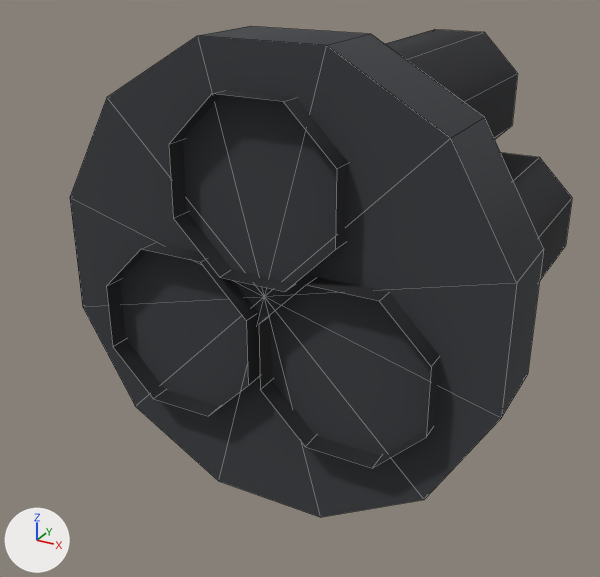
The OBJ model src/main/resources/assets/apocalypse_firstlight/models/block/power_cable/arm_cable_north.obj: old version first, new version second.
Rendered twice from a 50 mm lens placed at (0.718, -0.656, 0.688), pointed at (0.472, -0.208, 0.464). Every picture has the same lights, and +X, +Y and +Z are marked at lower left. The picture after the commit comes second. Mesh edges are drawn as thin lines. Where no turn or scale is listed for an object, it has been applied to the vertices. Vertices at exactly the same position are counted once.

Names of what the first picture shows: 'arm_cable_north'.
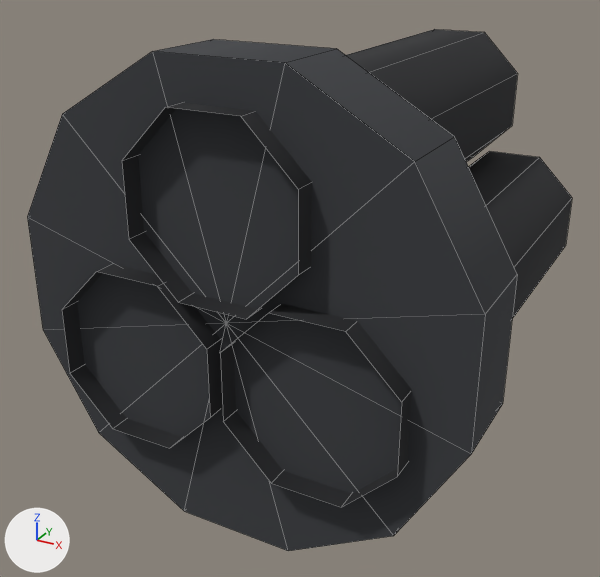
Commit message: +cable fix

Where the change shows, as pixel boxes [x1, y1, x2, y2] in the pictures (600 x 577 px; the box of a moved part takes in the faces that stretch with it):
```json
{"object": "arm_cable_north", "change": "reshaped", "before": [70, 26, 572, 517], "after": [28, 29, 572, 551], "on screen": "8% wider, 6% taller"}
{"part": 1, "of": "me_arm_cable_north", "change": "moved or reshaped", "before": [70, 26, 543, 517], "after": [28, 39, 517, 551]}
{"part": 2, "of": "me_arm_cable_north", "change": "moved or reshaped", "before": [106, 29, 572, 468], "after": [62, 29, 572, 507]}
```

The change, as JSON lines over the scene's bpy script:
```json
{"block": "me_arm_cable_north", "where": "# used by ob_arm_cable_north; location = (0.0, 0.0, 0.0)"}
{"op": "remove", "block": "me_arm_cable_north", "code": "me_arm_cable_north.from_pydata(...)  # 74 vertices, 60 faces; spans x 0.364..0.636, y -0.312..0.0, z 0.364..0.636"}
{"op": "add", "block": "me_arm_cable_north", "code": "me_arm_cable_north.from_pydata(...)  # 74 vertices, 60 faces; spans x 0.367..0.633, y -0.35..0.0, z 0.367..0.633"}
{"block": "me_arm_cable_north", "change": "me_arm_cable_north part 1: the loose piece of 26 vertices spanning x 0.364..0.636, y -0.3..-0.25, z 0.364..0.636 is scaled about its middle by (0.978, 1, 0.978), then moved by (0.0, -0.037, 0.0)"}
{"block": "me_arm_cable_north", "change": "me_arm_cable_north part 2: all 24 vertices in x 0.398..0.602, y -0.312, z 0.42..0.61 are moved by (0.0, -0.037, 0.0)"}
```
